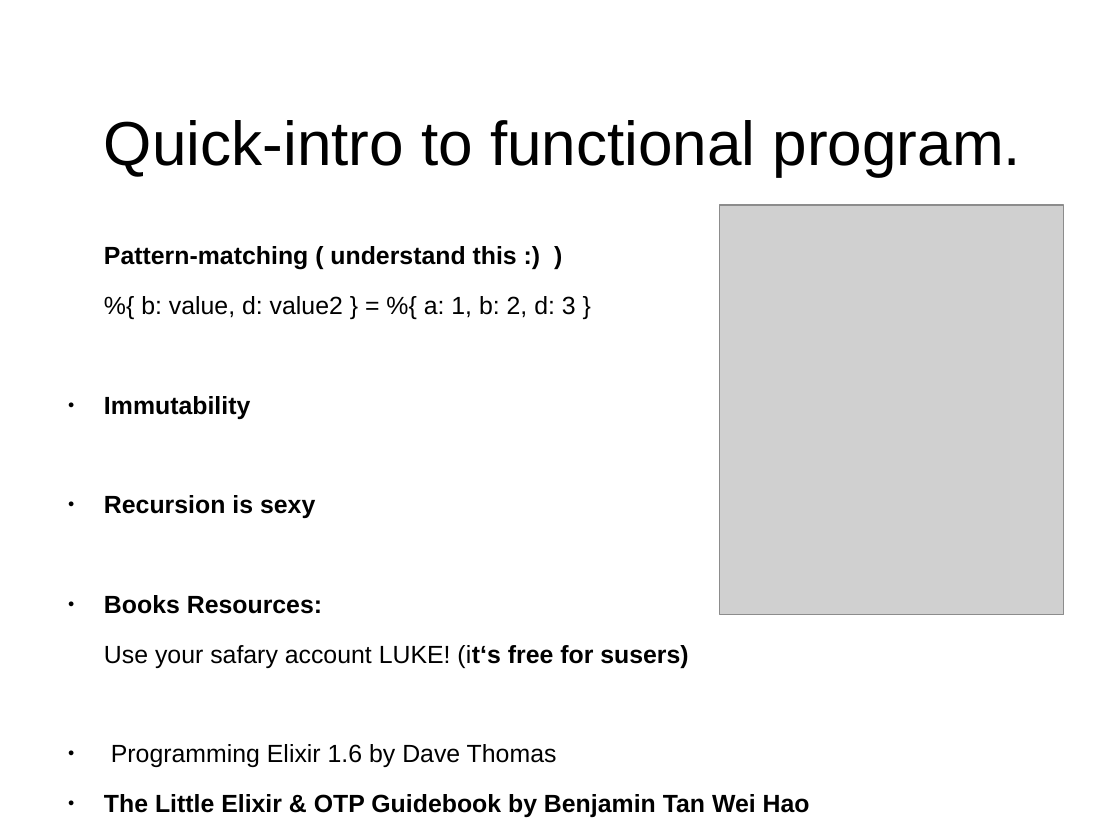
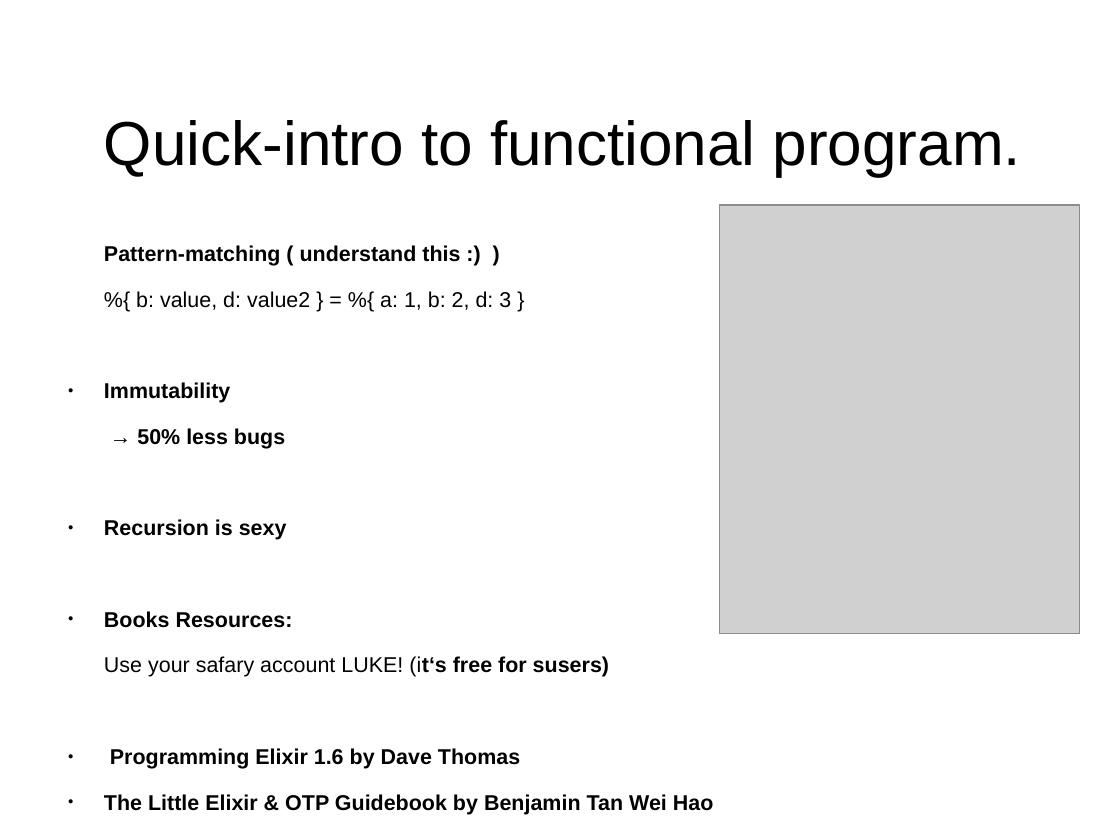
Before and after one commit to MalloZup/presentations, a slide deck: slide 8 of 2018/hackweek/elixir.odp (slide 9 before the commit). Drawn at 1120x840 pixels with LibreOffice and Linux fonts; fonts in the diff are those of the drawing; grey boxes stand for pictures. Boxes give left, top, right and bottom in pixels: in the first picture for what was removed or moved away, otherwise in the second. Text is boxed around its words. In the diff, an @@ line names an element or a change of style, - is before the commit and + after.

```diff
--- a/2018/hackweek/elixir.odp
+++ b/2018/hackweek/elixir.odp
@@ picture: place and size @@
-picture at (721,205,1065,615)
+picture at (721,205,1080,634)
@@ text at (104,245,714,815): size 17.6 to 15.2 pt; bold on in "Programming Elixir 1.6 by Dave Thomas" @@
@@ text at (137,428,285,449): paragraph added @@
+→ 50% less bugs
```
Also in this commit, not shown: 4 other slides changed, 1 slide removed, 1 other file.
